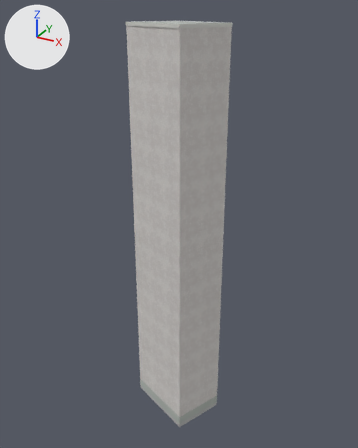
Renders of the Blender file assets/blender/buildings/osm-way-379383172.blend from each side of a commit.
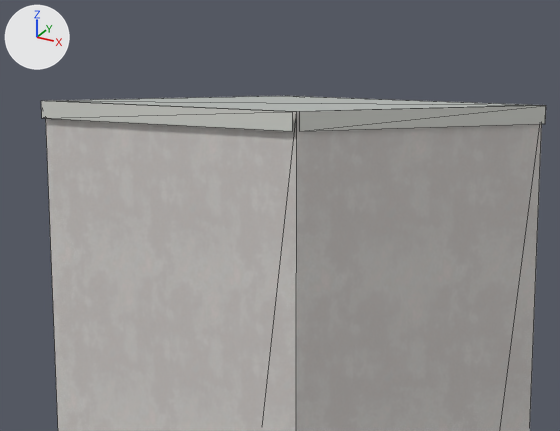
Each version is shown whole from a 50 mm lens placed at (8.18, -14.81, 15.46), pointed at (-0.09, 0.23, 7.95), then close up on the part from 33% to 66% of the width and 0% to 20% of the height. The axes (+X, +Y, +Z) are drawn at upper left. The lights are the same throughout. The last two pictures show the newer version. The close-ups show mesh edges as thin lines.

In view in the first close-up: 'reality 379383172 near reality aged pale plaster', 'reality 379383172 near reality flat weathered roof', 'reality 379383172 near reality pale aluminum sill'.
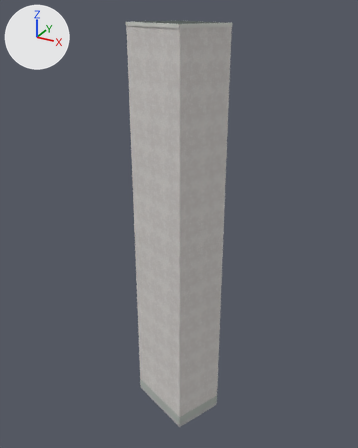
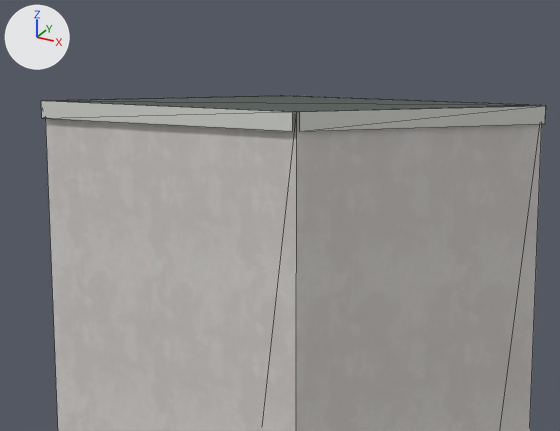
The change, as a list of edits to the scene's bpy script:
```text
Add img_roof_color_png:
    img_roof_color_png = load_image('roof-color.png', '../../../public/models/architecture/textures/roof-color.png', 256, 256, 'sRGB')
Add img_roof_normal_png:
    img_roof_normal_png = load_image('roof-normal.png', '../../../public/models/architecture/textures/roof-normal.png', 256, 256, 'Non-Color')
Change mat_reality_flat_weathered_roof:
    remove # nodes: BsdfPrincipled, OutputMaterial
    remove # colours: grey #b3b7b4
    nodes: BsdfPrincipled, MixRGB, NormalMap, OutputMaterial, TexImage x2
    colours: white #ffffff
    uses the picture img_roof_color_png
    uses the picture img_roof_normal_png
Change me_reality_379383172_near_reality_pale_aluminum_sill:
    used by ob_reality_379383172_near_reality_pale_aluminum_sill; parent = ob_osm_way_379383172; location = (0.0, 0.0, 0.0)
    remove me_reality_379383172_near_reality_pale_aluminum_sill.from_pydata(...)  # 16 vertices, 8 faces; spans x -1.75..1.73, y -1.54..1.54, z 14.89..15.0
    add me_reality_379383172_near_reality_pale_aluminum_sill.from_pydata(...)  # 32 vertices, 16 faces; spans x -1.75..1.73, y -1.54..1.54, z 14.89..15.0
    me_reality_379383172_near_reality_pale_aluminum_sill part 1
    8 faces are deleted
    8 vertices are added at x -1.72..1.7, y -1.51..1.51, z 15.0
    8 new vertices lie (0.0, 0.0, 0.11) away from vertices in x -1.75..1.73, y -1.54..1.54, z 14.89
    16 new faces join them
```

Pixel boxes [x1, y1, x2, y2] of what changed, in the close-ups (560 x 431 px):
'reality 379383172 near reality flat weathered roof', surface changed (darker)
    both: [55, 96, 535, 111]
part 1 of me_reality_379383172_near_reality_pale_aluminum_sill, built on
    both: [46, 96, 543, 124]
